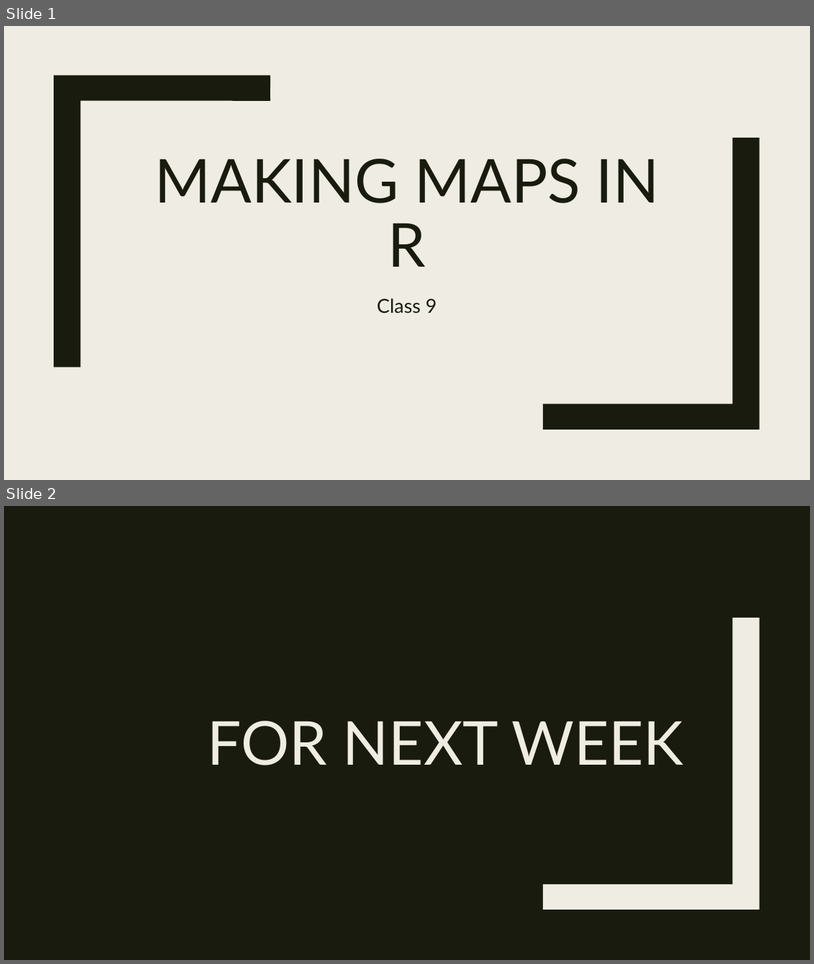
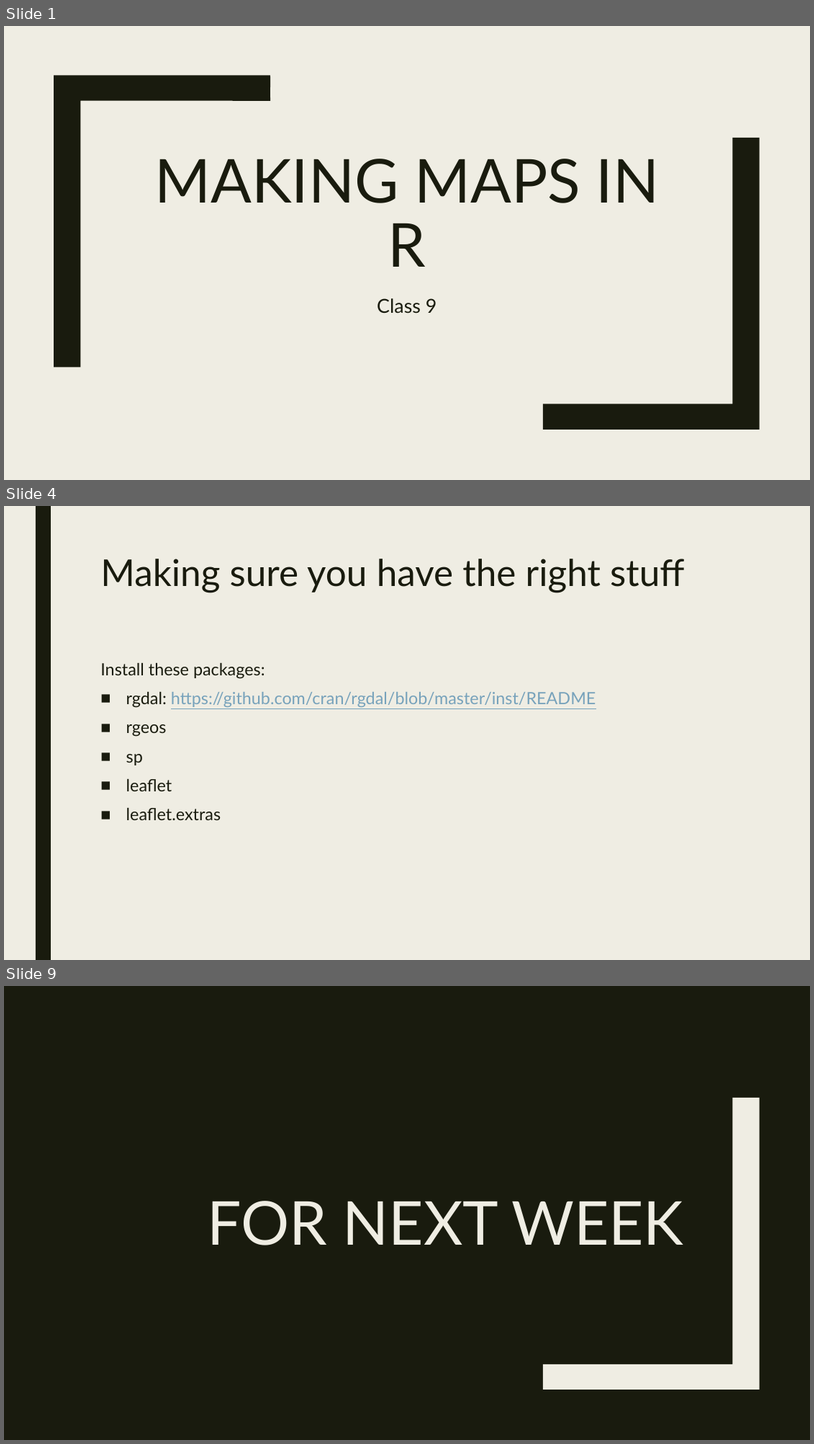
Before and after one commit to RforOperations2018/Class_9-Leaflet, a slide deck: Class 9.pptx. Shown one above the other, each under a label of ours: slides 1 and 2 before the commit, slides 1, 4 and 9 after it; the slides between them are not shown. The pictures are 814x964 and 814x1444 pixels, drawn with LibreOffice and Linux fonts; fonts in the diff are those of the drawing. Boxes give left, top, right and bottom in pixels: in the first picture for what was removed or moved away, otherwise in the second. Text is boxed around its words. In the diff, an @@ line names an element or a change of style, - is before the commit and + after.

```diff
--- a/Class 9.pptx
+++ b/Class 9.pptx
@@ slide 4 added at (x1=4, y1=506, x2=810, y2=960), background #EFEDE3 @@
@@ rectangle added at (x1=36, y1=506, x2=51, y2=960), fill #191B0E @@
@@ title added at (x1=100, y1=559, x2=684, y2=592), 44 pt, text #191B0E @@
+Making sure you have the right stuff
@@ text added at (x1=100, y1=662, x2=596, y2=820), 20 pt, text #191B0E @@
+Install these packages:
+■ rgdal: https://github.com/cran/rgdal/blob/master/inst/README
+■ rgeos
+■ sp
+■ leaflet
+■ leaflet.extras
@@ what was slide 2 is now slide 9 @@
```
Also in this commit, not shown: 6 other slides added, 4 other files.
